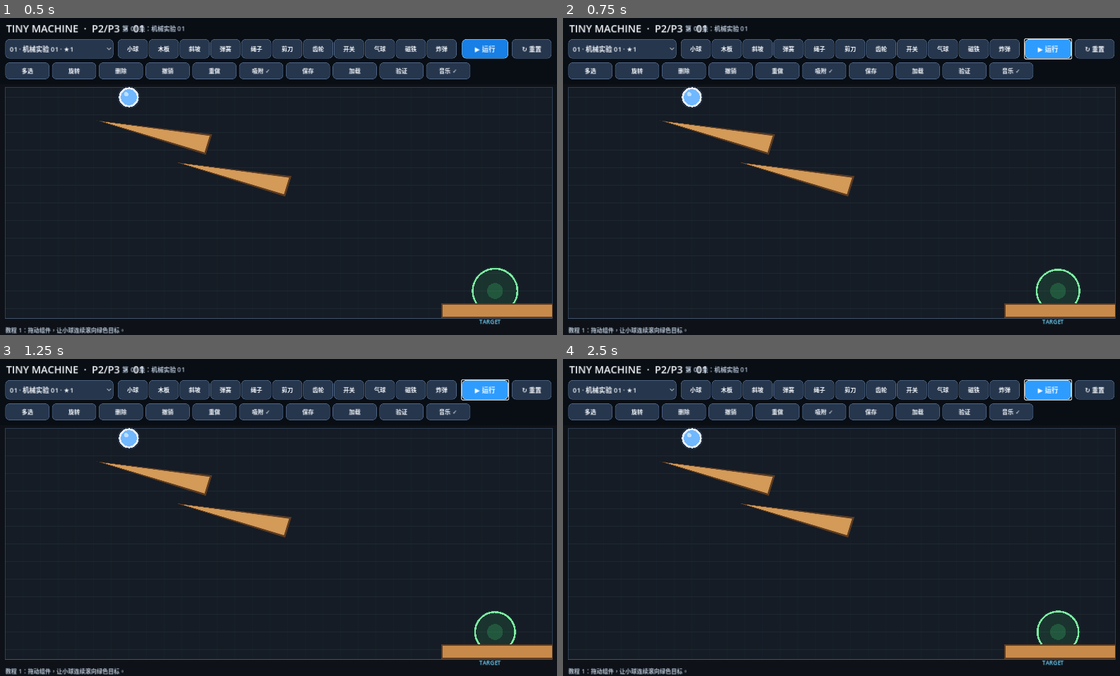
Above: before the commit, frames 1-4 (two rows, left to right).
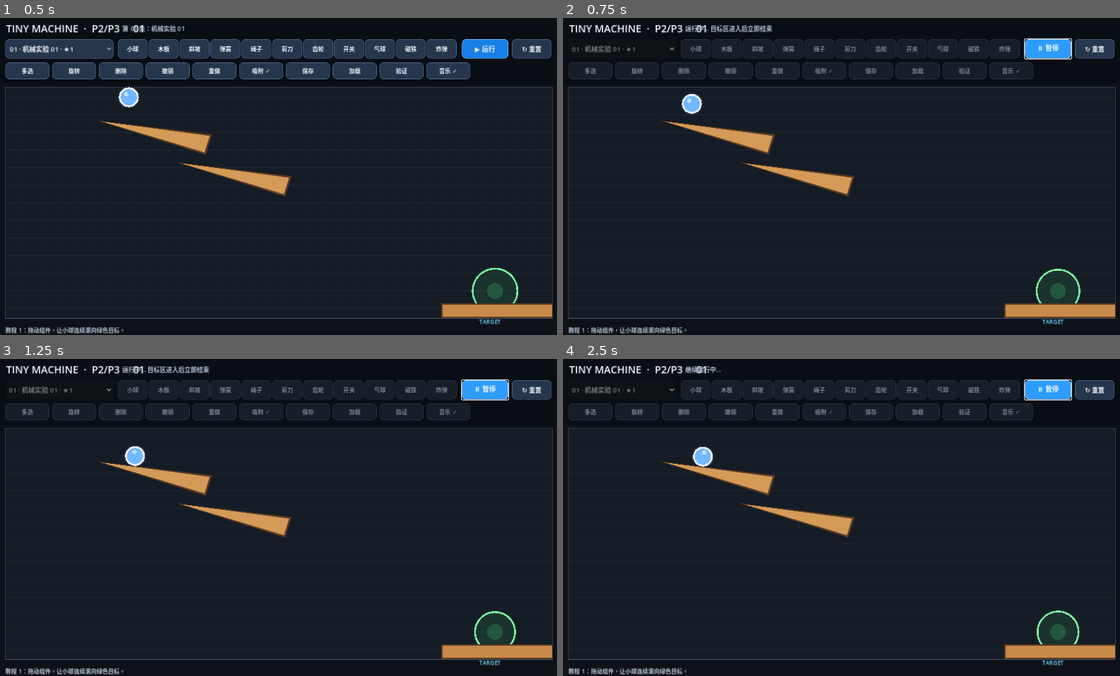
Above: after the commit, the same moments.

Repository: passwall787-del/tiny-machine
Game: Godot game, scene res://main.tscn
Two runs of this game, one before a commit and one after it. Both use one fixed random seed, a clock stepped at 60 frames per second and the inputs below.
Inputs:
- Up to frame 1 (0.5 s): no input
- Up to frame 2 (0.75 s): click "▶ 运行" at 0.5 s
- Up to frame 3 (1.25 s): no input
- Up to frame 4 (2.5 s): click "▶ 运行" (after the commit: "⏸ 暂停") at 1.25 s; click "▶ 运行" (after the commit: "▶ 继续") at 2 s

Frame 1 is identical in both runs. In frame 2, 9.4% of the frame differs, in the area x 0-90%, y 2-31%; in frame 3, 9.6%, in the area x 0-90%, y 2-34%; in frame 4, 9.6%.
Error before the commit: Invalid assignment of property or key 'pieces' with value of type 'Array' on a base object of type 'RefCounted (LevelData)'. (res://level_runtime.gd:70)

Commit message:
fix: repair typed level snapshots and gate releases on successful tests

Diff:
--- a/level_runtime.gd
+++ b/level_runtime.gd
@@ -30,50 +30,44 @@
 
     for item in level.pieces:
         var piece := ComponentFactory.create_component(str(item.get("type", "")), item, owner_main, editor)
-        if piece == null:
-            continue
+        if piece == null: continue
         components.append(piece)
-        if piece.piece_type == "ball" and ball == null:
-            ball = piece
+        if piece.piece_type == "ball" and ball == null: ball = piece
     reset_runtime()
 
 func clear() -> void:
     for piece in components:
-        if is_instance_valid(piece):
-            piece.queue_free()
+        if is_instance_valid(piece): piece.queue_free()
     components.clear()
     ball = null
-    if is_instance_valid(goal):
-        goal.queue_free()
+    if is_instance_valid(goal): goal.queue_free()
     goal = null
 
 func reset_runtime() -> void:
     for piece in components:
-        if is_instance_valid(piece):
-            piece.reset_runtime()
+        if is_instance_valid(piece): piece.reset_runtime()
 
 func set_simulation(enabled: bool) -> void:
     for piece in components:
-        if is_instance_valid(piece):
-            piece.set_simulation(enabled)
+        if is_instance_valid(piece): piece.set_simulation(enabled)
 
 func capture_layout() -> Array:
     var result: Array = []
     for piece in components:
-        if not is_instance_valid(piece):
-            continue
+        if not is_instance_valid(piece): continue
         result.append({"type":piece.piece_type,"x":piece.global_position.x,"y":piece.global_position.y,"r":piece.rotation})
     return result
 
 func capture_level() -> LevelData:
     var out := level.duplicate_level()
-    out.pieces = capture_layout()
+    out.pieces.clear()
+    for item in capture_layout():
+        if item is Dictionary: out.pieces.append(item.duplicate(true))
     return out
 
 func apply_layout(layout: Array) -> void:
     var out := level.duplicate_level()
-    out.pieces = []
+    out.pieces.clear()
     for item in layout:
-        if item is Dictionary:
-            out.pieces.append(item.duplicate(true))
+        if item is Dictionary: out.pieces.append(item.duplicate(true))
     load_level(out)
--- a/main.gd
+++ b/main.gd
@@ -65,8 +65,7 @@
         return
     var raw_levels: Array = parsed.get("levels", [])
     for raw in raw_levels:
-        if raw is Dictionary:
-            levels.append(LevelData.from_dict(raw))
+        if raw is Dictionary: levels.append(LevelData.from_dict(raw))
 
 func _create_boundaries() -> void:
     var floor := StaticBody2D.new()
@@ -339,7 +338,10 @@
     queue_redraw()
 
 func _sync_working_level() -> void:
-    if current_level != null and runtime != null: current_level.pieces = runtime.capture_layout()
+    if current_level != null and runtime != null:
+        current_level.pieces.clear()
+        for item in runtime.capture_layout():
+            if item is Dictionary: current_level.pieces.append(item.duplicate(true))
 
 func _snap(pos: Vector2) -> Vector2:
     return Vector2(round(pos.x / GRID) * GRID, round(pos.y / GRID) * GRID)
Not shown, changed: .github/workflows/android-p0.yml
Not shown, changed: CHANGELOG.md
Not shown, changed: docs/PROJECT_STATUS.md
